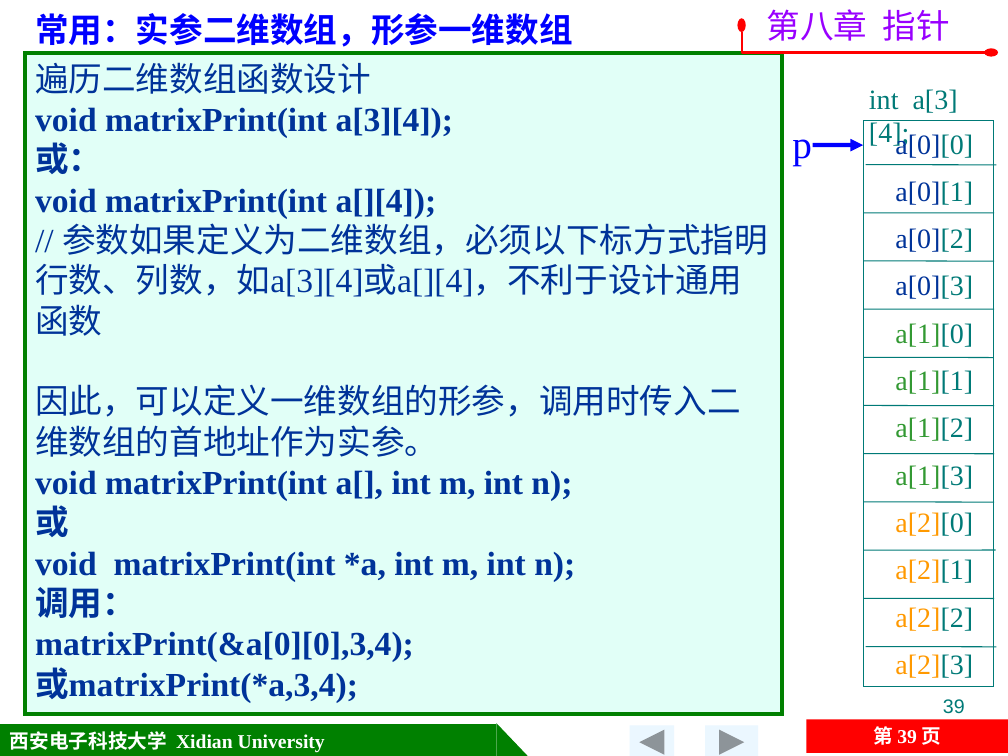
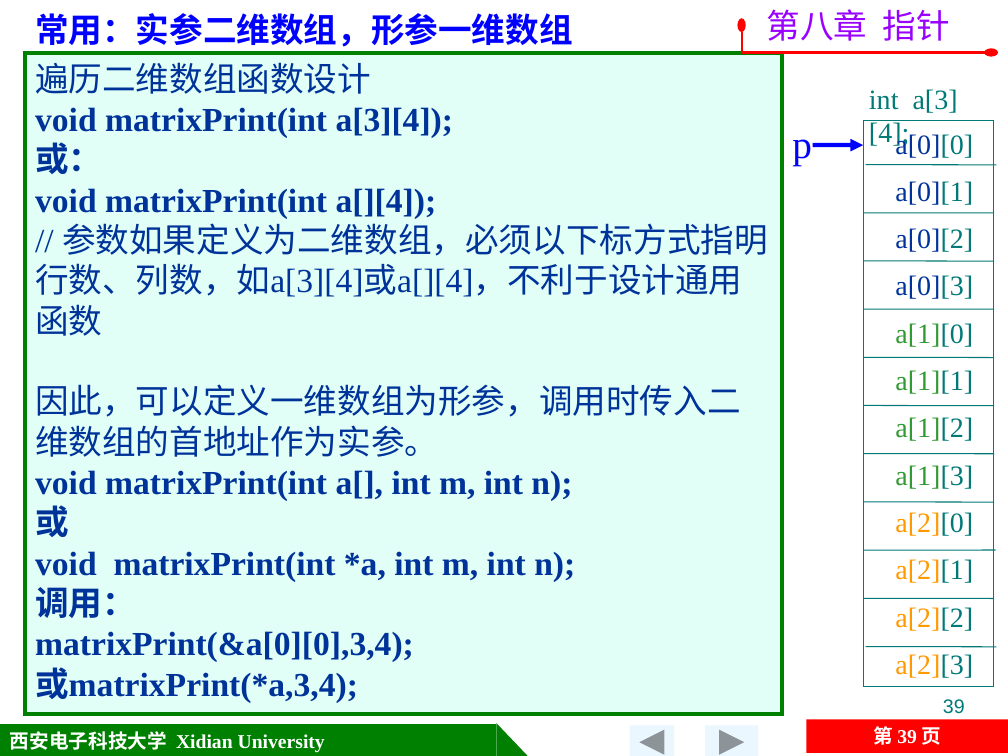
Before and after one commit to jtrfid/C-Repositories, a slide deck: slide 39 of 2015备课/课件/第8章 指针.pptx. Drawn at 1008x756 pixels with LibreOffice and Linux fonts; fonts in the diff are those of the drawing; background and template pictures are left out. Boxes give left, top, right and bottom in pixels: in the first picture for what was removed or moved away, otherwise in the second. Text is boxed around its words. In the diff, an @@ line names an element or a change of style, - is before the commit and + after.

```diff
--- a/2015备课/课件/第8章 指针.pptx
+++ b/2015备课/课件/第8章 指针.pptx
@@ text in rectangle at (x1=35, y1=384, x2=741, y2=457): text changed @@
-因此，可以定义一维数组的形参，调用时传入二维数组的首地址作为实参。
+因此，可以定义一维数组为形参，调用时传入二维数组的首地址作为实参。
```
Also in this commit, not shown: 4 other slides changed.
